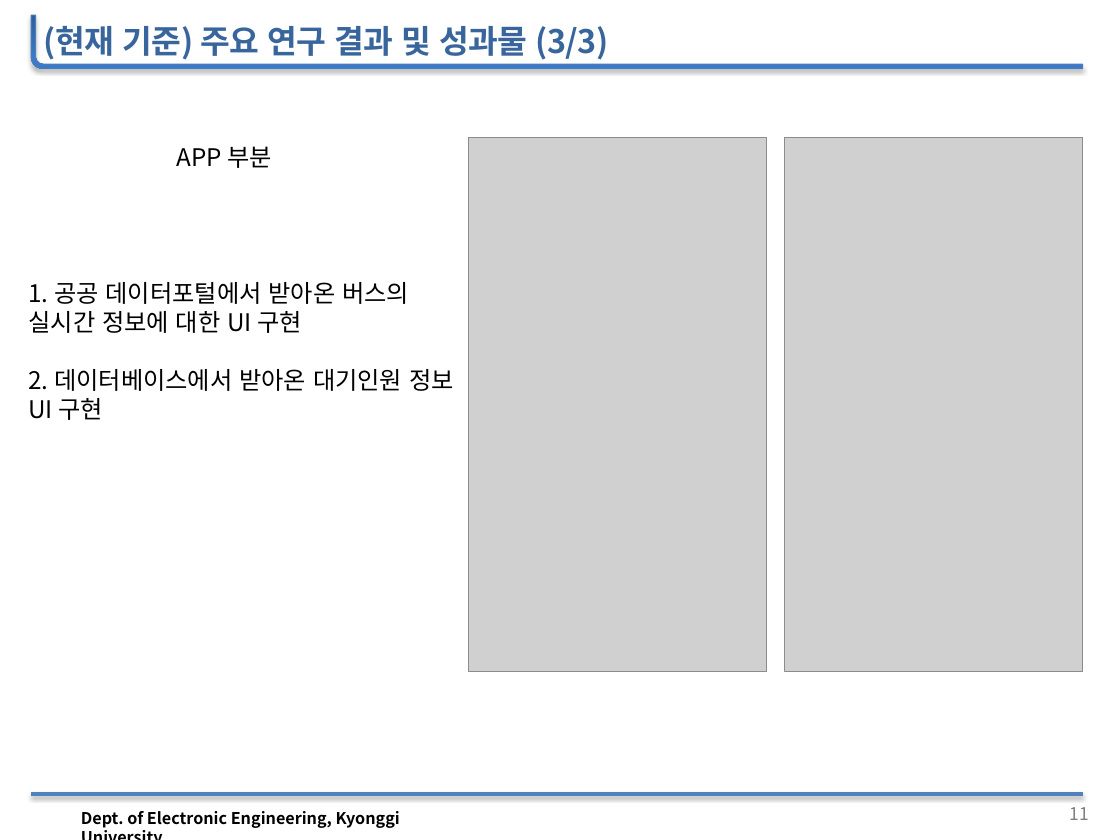
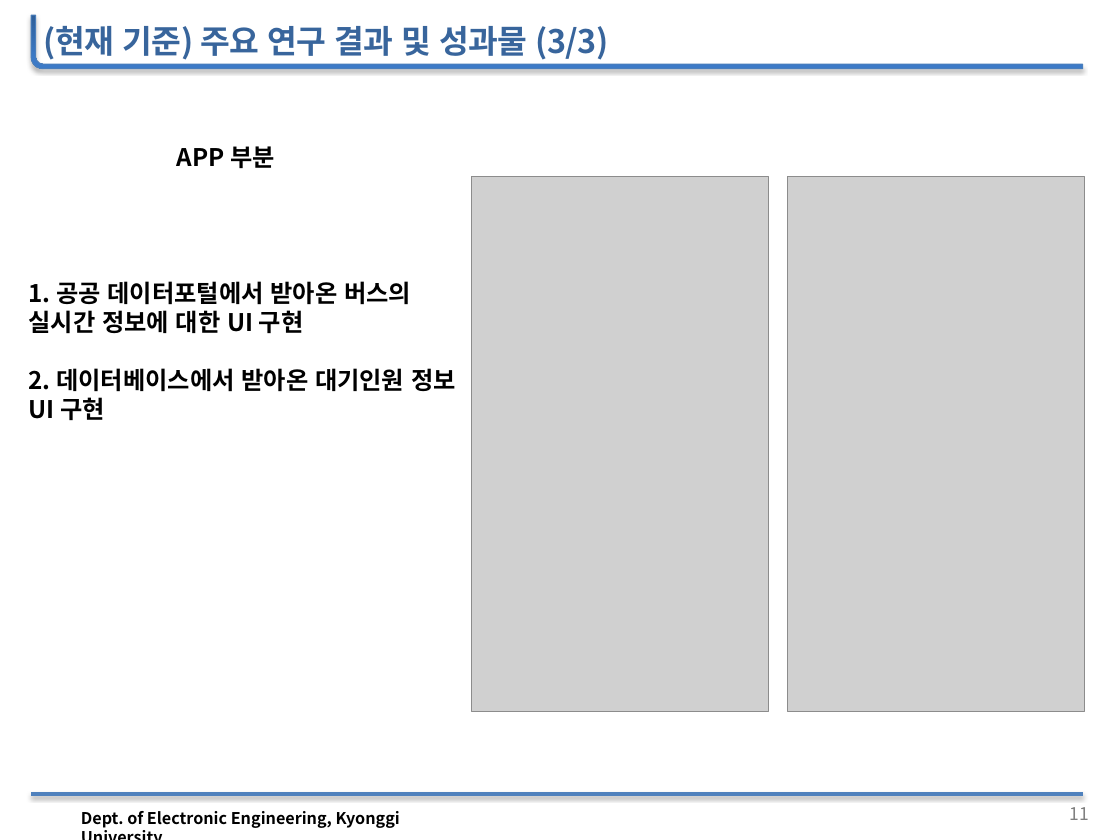
Before and after one commit to woojin1027/THE-FACO, a slide deck: slide 12 of 공학설계 자료/공학설계_중간보고_발표자료.pptx. Drawn at 1120x840 pixels with LibreOffice and Linux fonts; fonts in the diff are those of the drawing; grey boxes stand for pictures; background and template pictures are left out. Boxes give left, top, right and bottom in pixels: in the first picture for what was removed or moved away, otherwise in the second. Text is boxed around its words. In the diff, an @@ line names an element or a change of style, - is before the commit and + after.

```diff
--- a/공학설계 자료/공학설계_중간보고_발표자료.pptx
+++ b/공학설계 자료/공학설계_중간보고_발표자료.pptx
@@ text "APP 부분" at (177,146,275,168): bold on @@
@@ picture: place and size @@
-picture at (468,138,766,672)
+picture at (471,176,769,711)
@@ picture: place and size @@
-picture at (784,138,1082,672)
+picture at (787,176,1085,711)
@@ text "1. 공공 데이터포털에서 받아온 버스의 ..." at (29,281,456,420): bold on @@
```
Also in this commit, not shown: 2 other slides changed.
